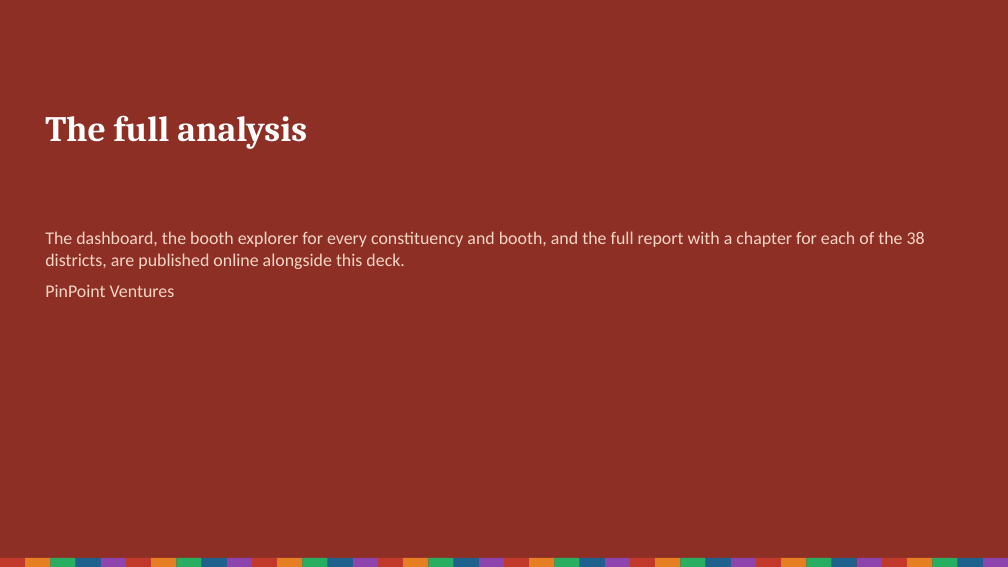
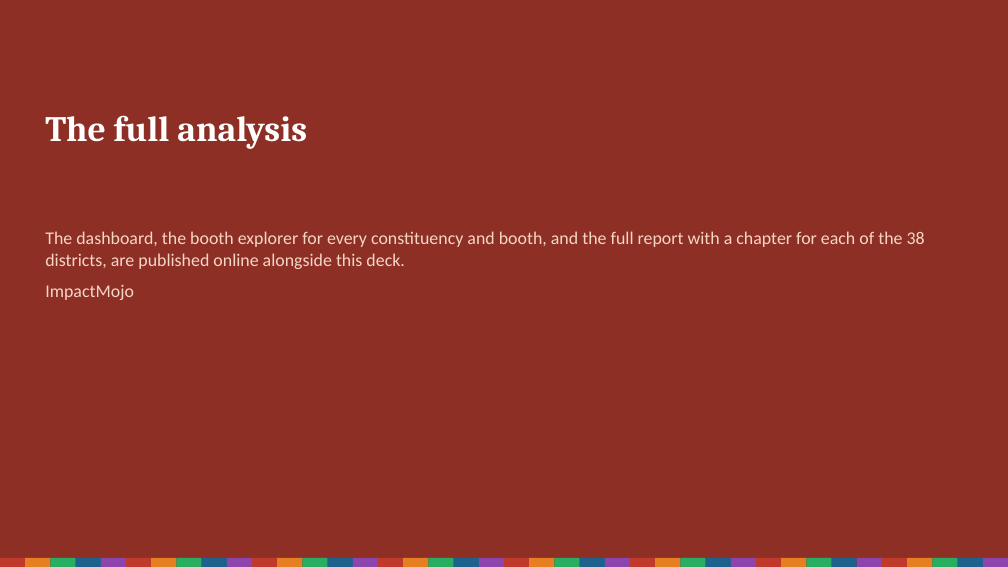
Before and after one commit to Varnasr/INDIA-DATA, a slide deck: slide 35 of reports/bihar-sir-2025-deck.pptx. Drawn at 1008x567 pixels with LibreOffice and Linux fonts; fonts in the diff are those of the drawing. Boxes give left, top, right and bottom in pixels: in the first picture for what was removed or moved away, otherwise in the second. Text is boxed around its words. In the diff, an @@ line names an element or a change of style, - is before the commit and + after.

```diff
--- a/reports/bihar-sir-2025-deck.pptx
+++ b/reports/bihar-sir-2025-deck.pptx
@@ text at (45, 285, 134, 300): text changed @@
-PinPoint Ventures
+ImpactMojo
```
Also in this commit, not shown: 33 other slides changed, 53 other files.
